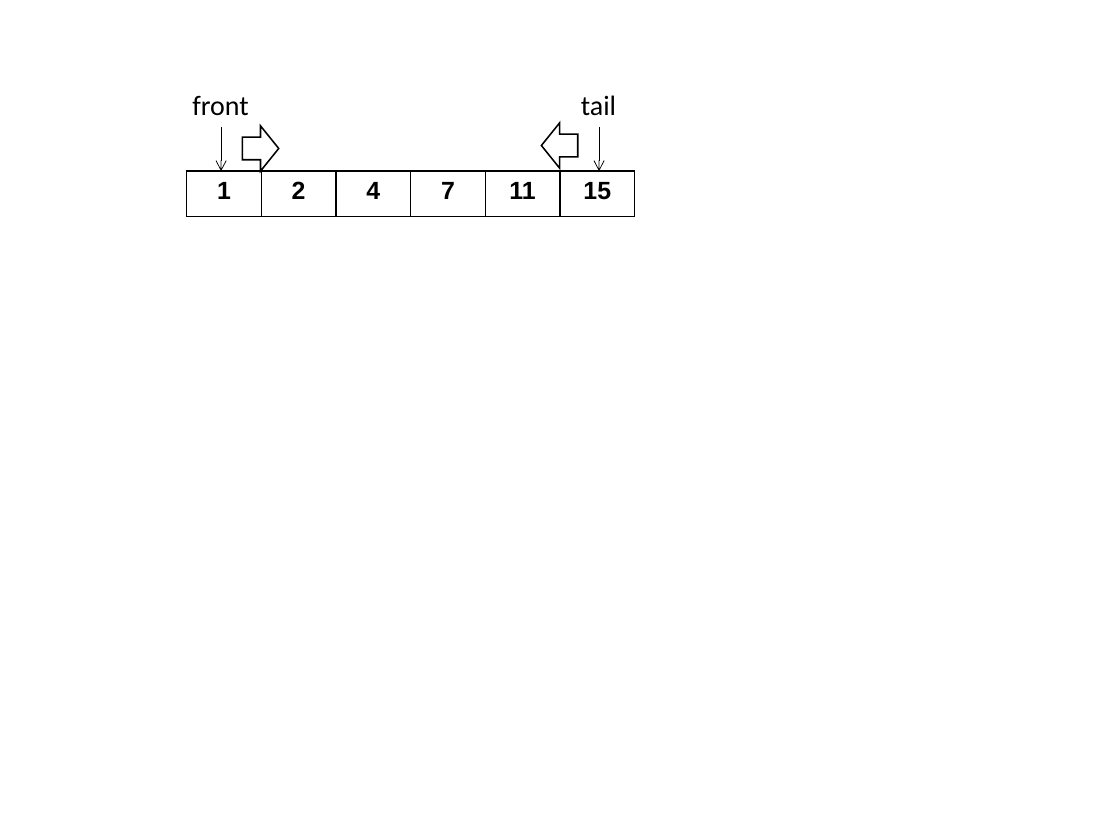
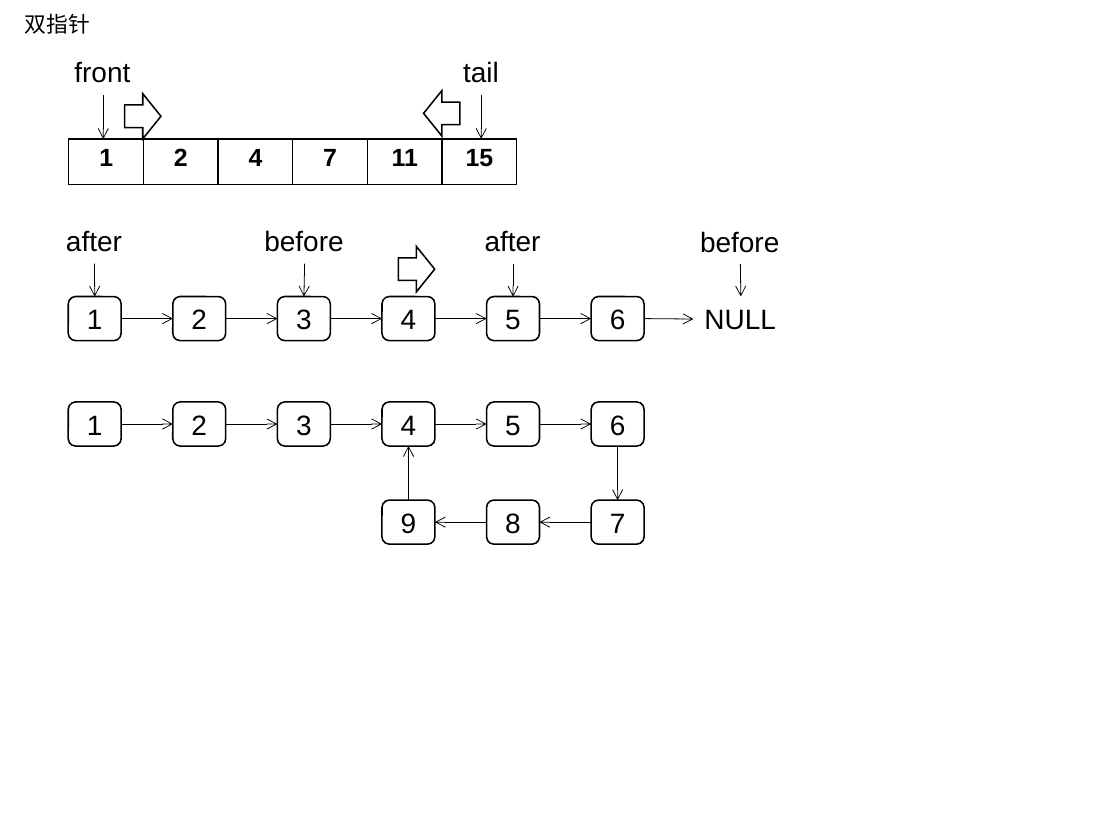
Before and after one commit to movetobe/xxxSystem, a slide deck: slide 1 of _book/xxx.pptx. Drawn at 1120x840 pixels with LibreOffice and Linux fonts; fonts in the diff are those of the drawing. Boxes give left, top, right and bottom in pixels: in the first picture for what was removed or moved away, otherwise in the second. Text is boxed around its words. In the diff, an @@ line names an element or a change of style, - is before the commit and + after.

```diff
--- a/_book/xxx.pptx
+++ b/_book/xxx.pptx
@@ text added at [25, 13, 90, 34], 14 pt, text #000000 @@
+双指针
@@ text "front": place and size @@
-text "front" at [192, 96, 248, 116]
+text "front" at [74, 61, 130, 83]
@@ text "front" at [74, 61, 130, 83]: font Calibri to Arial @@
@@ text "tail" at [463, 61, 499, 83]: font Calibri to Arial @@
@@ text "tail": place and size @@
-text "tail" at [581, 95, 616, 116]
+text "tail" at [463, 61, 499, 83]
@@ 2 right arrows, 1 table, 1 arrow: place and size @@
-2 right arrows, 1 table, 1 arrow at [187, 123, 637, 217]
+2 right arrows, 1 table, 1 arrow at [68, 91, 519, 185]
@@ arrow moved from (599, 127) - (599, 171) to (482, 95) - (482, 139) @@
@@ group added at [66, 230, 779, 340]: 10 arrows, 6 rounded rectangles, 5 texts, 1 right arrow @@
+1
+6
+2
+3
+5
+4
+after
+before
+after
+before
+NULL
@@ group added at [68, 402, 644, 544]: 9 rounded rectangles, 9 arrows @@
+1
+6
+2
+3
+5
+4
+9
+7
+8
```
Also in this commit, not shown: 25 other files.
